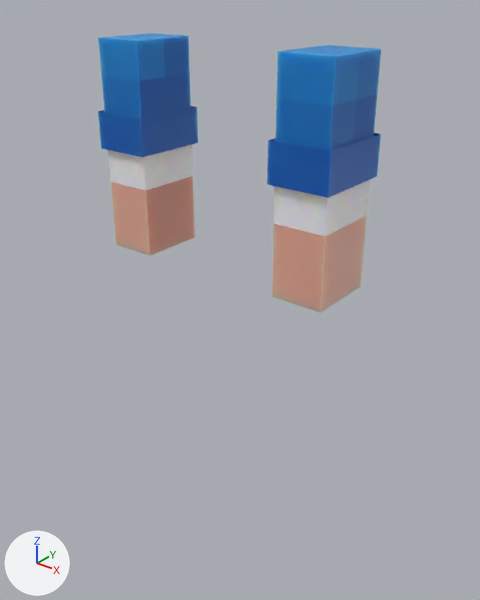
The Blender file assets/ThePlush.blend as it was, and as the next commit left it.
The view is the same before and after, from a camera (50 mm lens) standing at (0.712, -0.859, 0.842) and looking at (-0.004, 0.036, 0.287). Arrows for +X, +Y and +Z are at lower left; the lights stay in place. The picture after the commit comes second. The same objects are shown in both versions, whatever each file hides.

Script lines for the objects in view, before the commit:
```python
ob_l_arm_slim = bpy.data.objects.new('L_Arm_Slim', me_l_arm_001)
ob_l_arm_slim.location = (0.188, 0.0, 0.688)
ob_l_arm_slim2 = bpy.data.objects.new('L_Arm_Slim2', me_l_arm_003)
ob_l_arm_slim2.location = (0.188, 0.0, 0.562)
ob_r_arm_slim = bpy.data.objects.new('R_Arm_Slim', me_r_arm_001)
ob_r_arm_slim.location = (-0.188, 0.0, 0.562)
ob_r_arm_slim_001 = bpy.data.objects.new('R_Arm_Slim.001', me_r_arm_005)
ob_r_arm_slim_001.location = (-0.188, 0.0, 0.562)
```
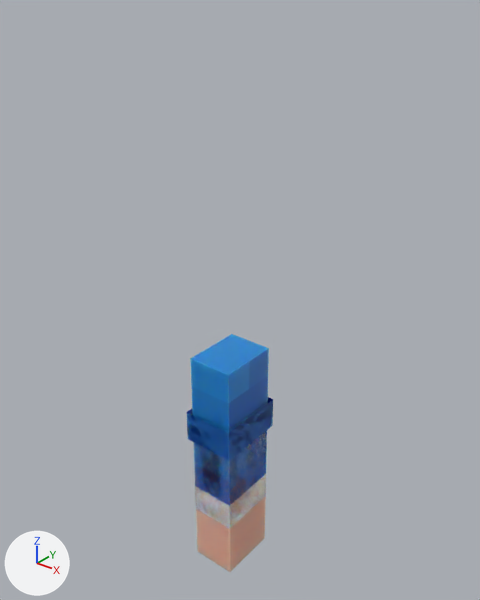
What differs and where, as boxes [x1, y1, x2, y2] in the pictures (480 x 600 px):
'L_Arm_Slim', moved
    before: [272, 45, 381, 313]
    after: [192, 402, 268, 572]
'R_Arm_Slim', moved
    before: [98, 33, 195, 256]
    after: [190, 334, 269, 528]
'L_Arm_Slim2', moved
    before: [267, 133, 381, 198]
    after: [187, 398, 273, 461]
'R_Arm_Slim.001', moved
    before: [98, 106, 198, 157]
    after: [187, 397, 273, 460]

The edits, one by one:
Object 'R_Arm_Slim' (ob_r_arm_slim) moves from (-0.188, 0.0, 0.562) to (0.0, 0.0, 0.0).
Object 'L_Arm_Slim' (ob_l_arm_slim) moves from (0.188, 0.0, 0.688) to (0.0, 0.0, 0.0).
Object 'R_Arm_Slim.001' (ob_r_arm_slim_001) moves from (-0.188, 0.0, 0.562) to (0.0, 0.0, 0.0).
Object 'L_Arm_Slim2' (ob_l_arm_slim2) moves from (0.188, 0.0, 0.562) to (0.0, 0.0, 0.0).
